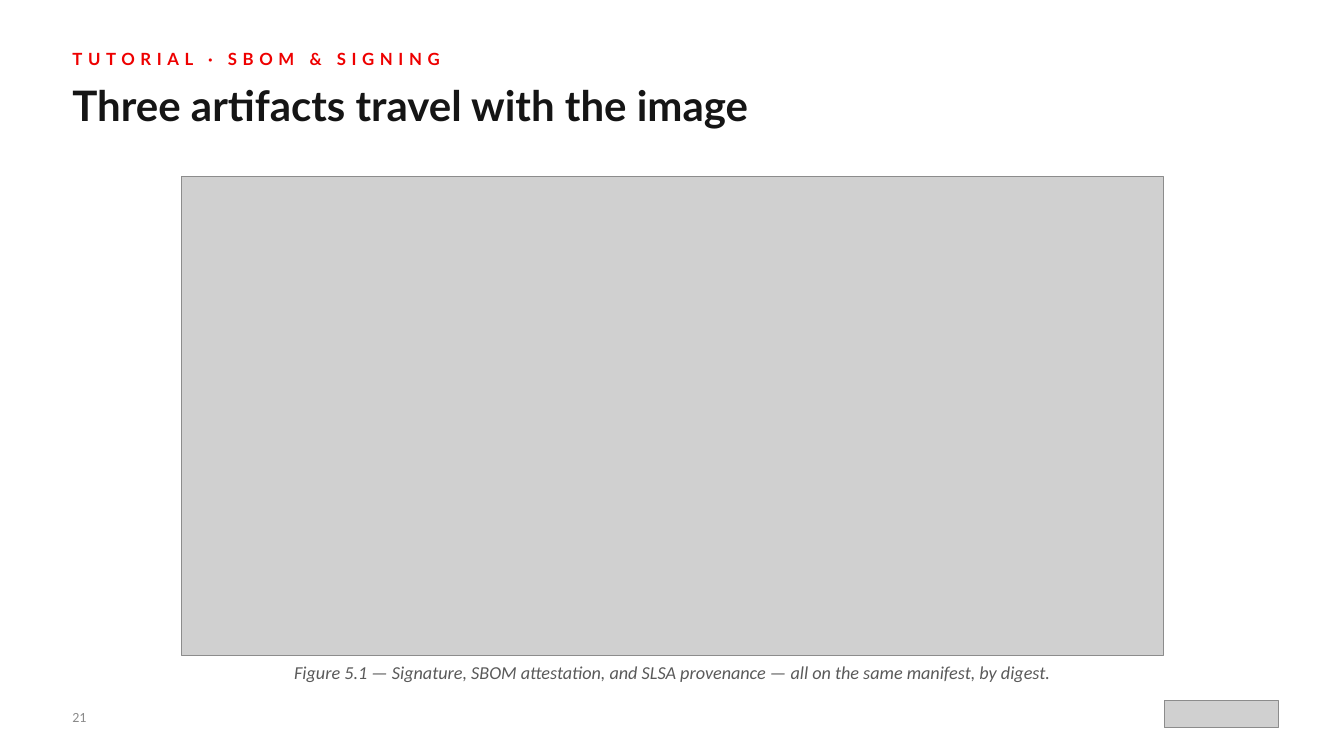
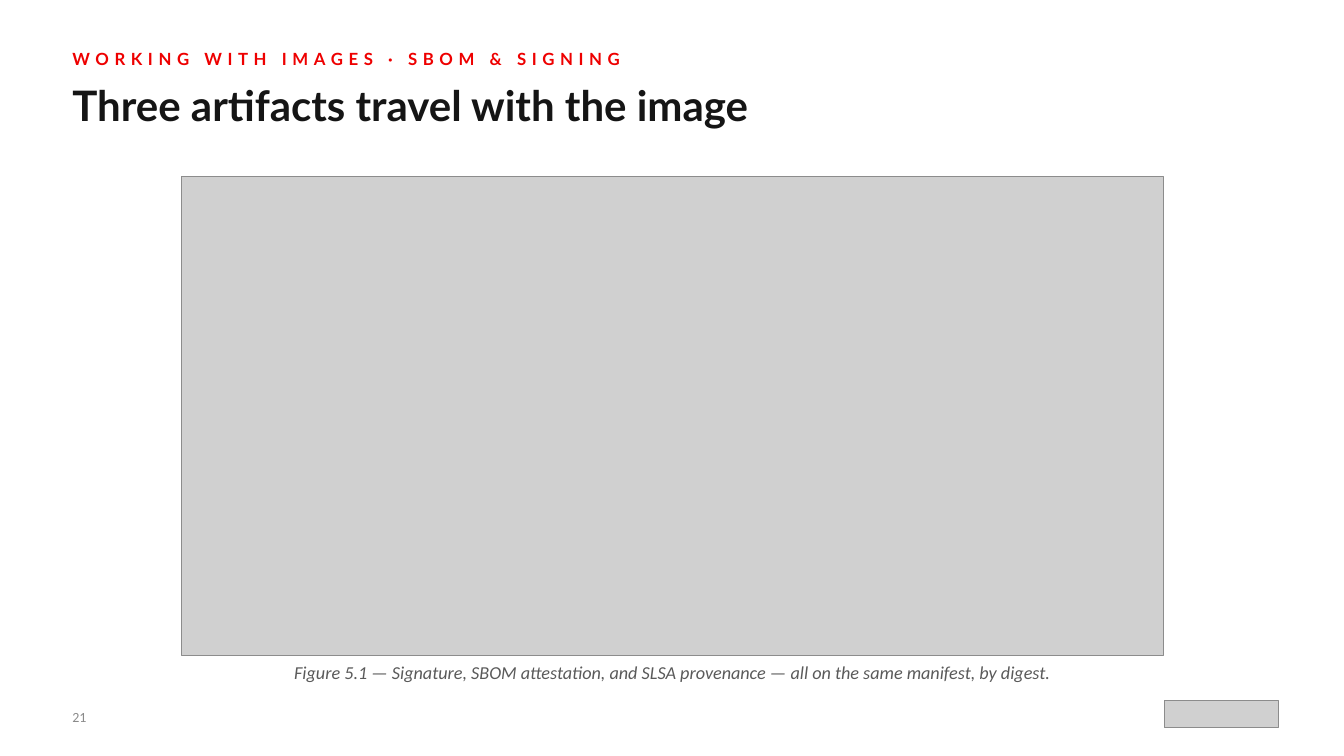
Before and after one commit to patterncatalyst/hummingbird-tutorial, a slide deck: slide 21 of presentations/hummingbird-overview.pptx. Drawn at 1344x756 pixels with LibreOffice and Linux fonts; fonts in the diff are those of the drawing; grey boxes stand for pictures. Boxes give left, top, right and bottom in pixels: in the first picture for what was removed or moved away, otherwise in the second. Text is boxed around its words. In the diff, an @@ line names an element or a change of style, - is before the commit and + after.

Commit message:
Deck r01.5: drop tutorial-companion framing and hedging words

```diff
--- a/presentations/hummingbird-overview.pptx
+++ b/presentations/hummingbird-overview.pptx
@@ text at (72,52,620,65): text changed @@
-TUTORIAL · SBOM & SIGNING
+WORKING WITH IMAGES · SBOM & SIGNING
```
Also in this commit, not shown: 15 other slides changed, 4 other files.
